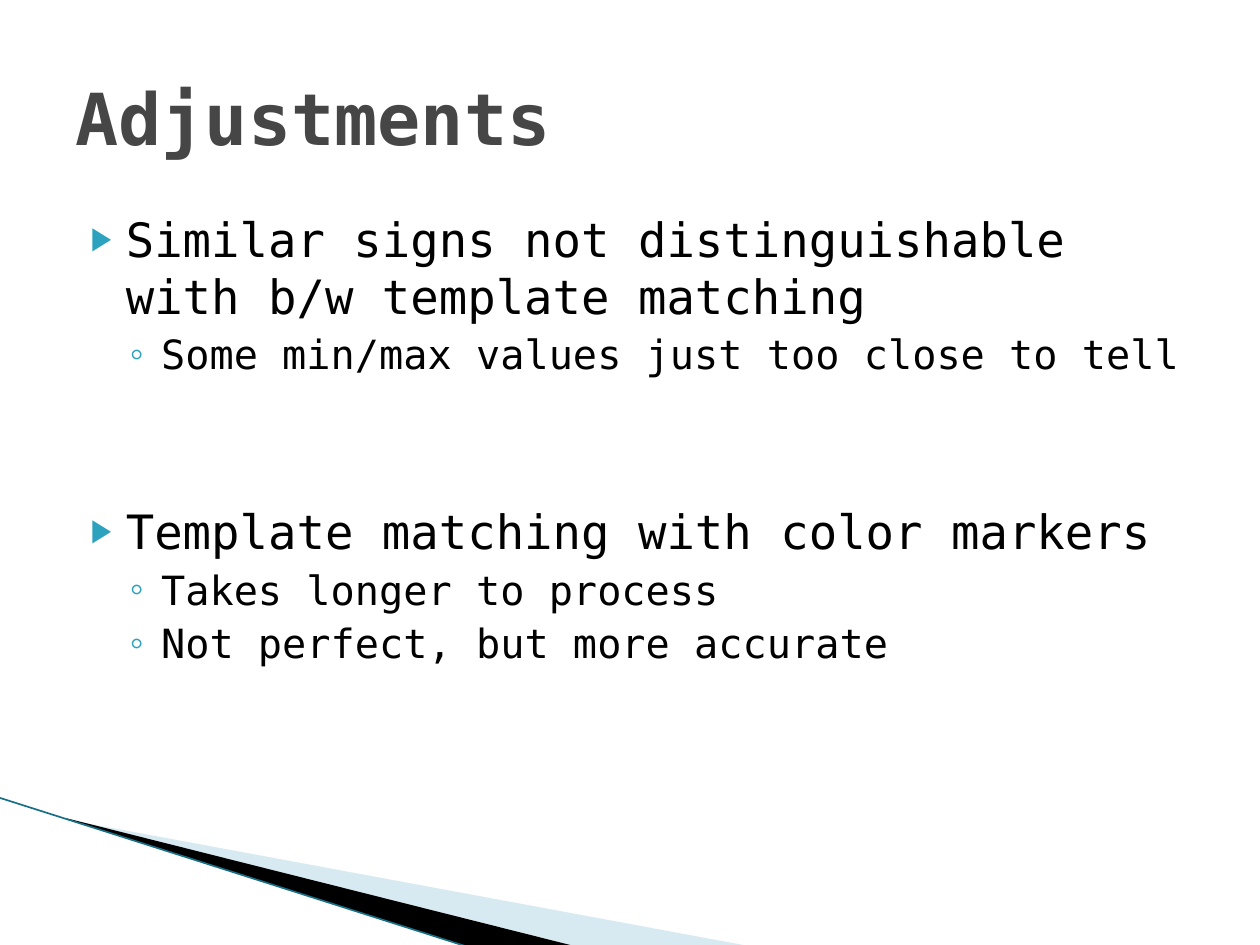
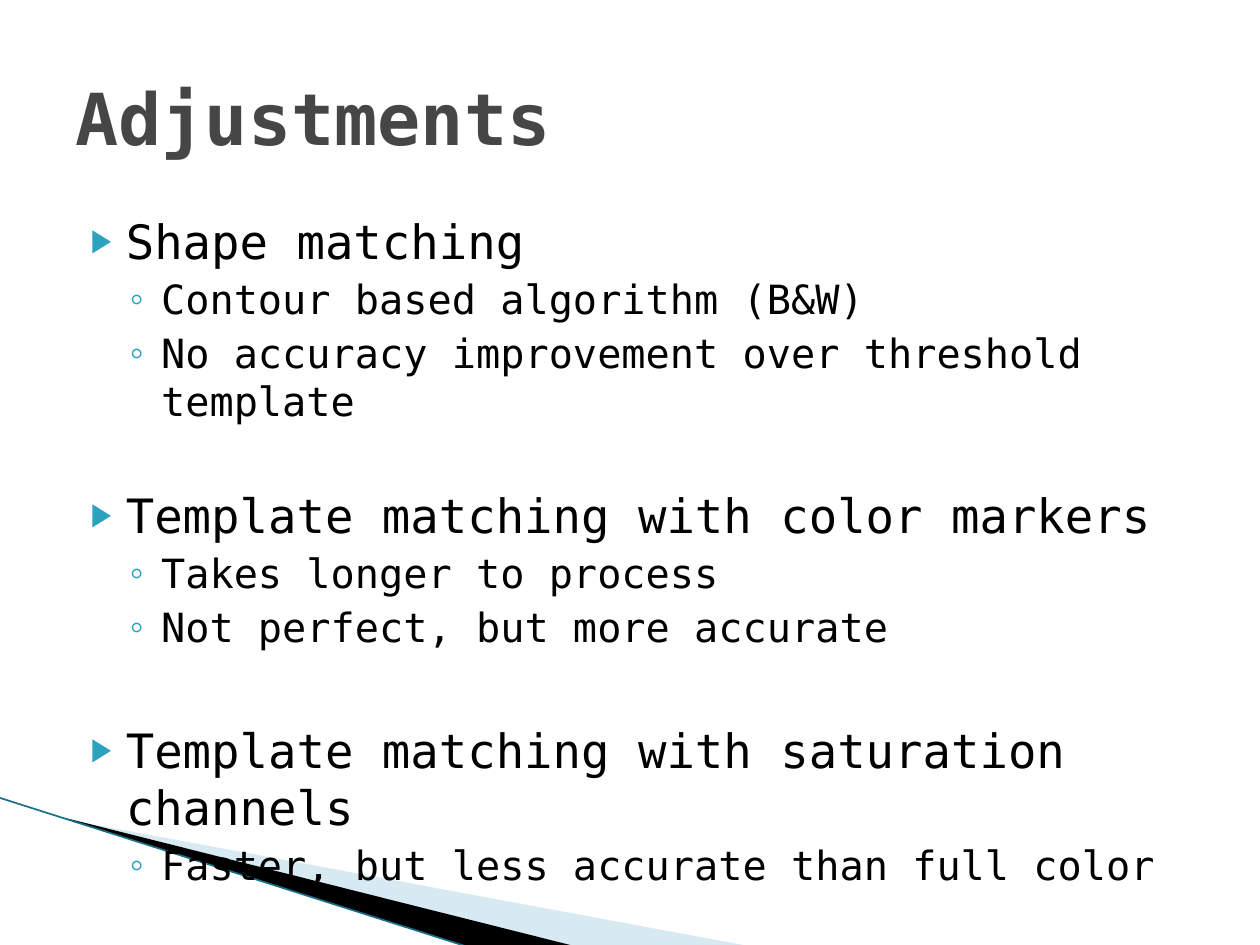
Before and after one commit to lanxinwoaini/robotic-vision-631, a slide deck: slide 6 of Winter2011/Presentation/Project Presentation.pptx (slide 5 before the commit). Drawn at 1260x945 pixels with LibreOffice and Linux fonts; fonts in the diff are those of the drawing; background and template pictures are left out. Boxes give left, top, right and bottom in pixels: in the first picture for what was removed or moved away, otherwise in the second. Text is boxed around its words. In the diff, an @@ line names an element or a change of style, - is before the commit and + after.

```diff
--- a/Winter2011/Presentation/Project Presentation.pptx
+++ b/Winter2011/Presentation/Project Presentation.pptx
@@ text at (126,223,1082,425): text changed; size 27 to 23 pt @@
-▶ Similar signs not distinguishable with b/w template matching
-  ◦ Some min/max values just too close to tell
+▶ Shape matching
+  ◦ Contour based algorithm (B&W)
+  ◦ No accuracy improvement over threshold template
@@ text at (126,731,1154,889): paragraphs added @@
+▶ Template matching with saturation channels
+  ◦ Faster, but less accurate than full color
```
Also in this commit, not shown: 2 other slides changed, 3 slides added, 2 other files.
